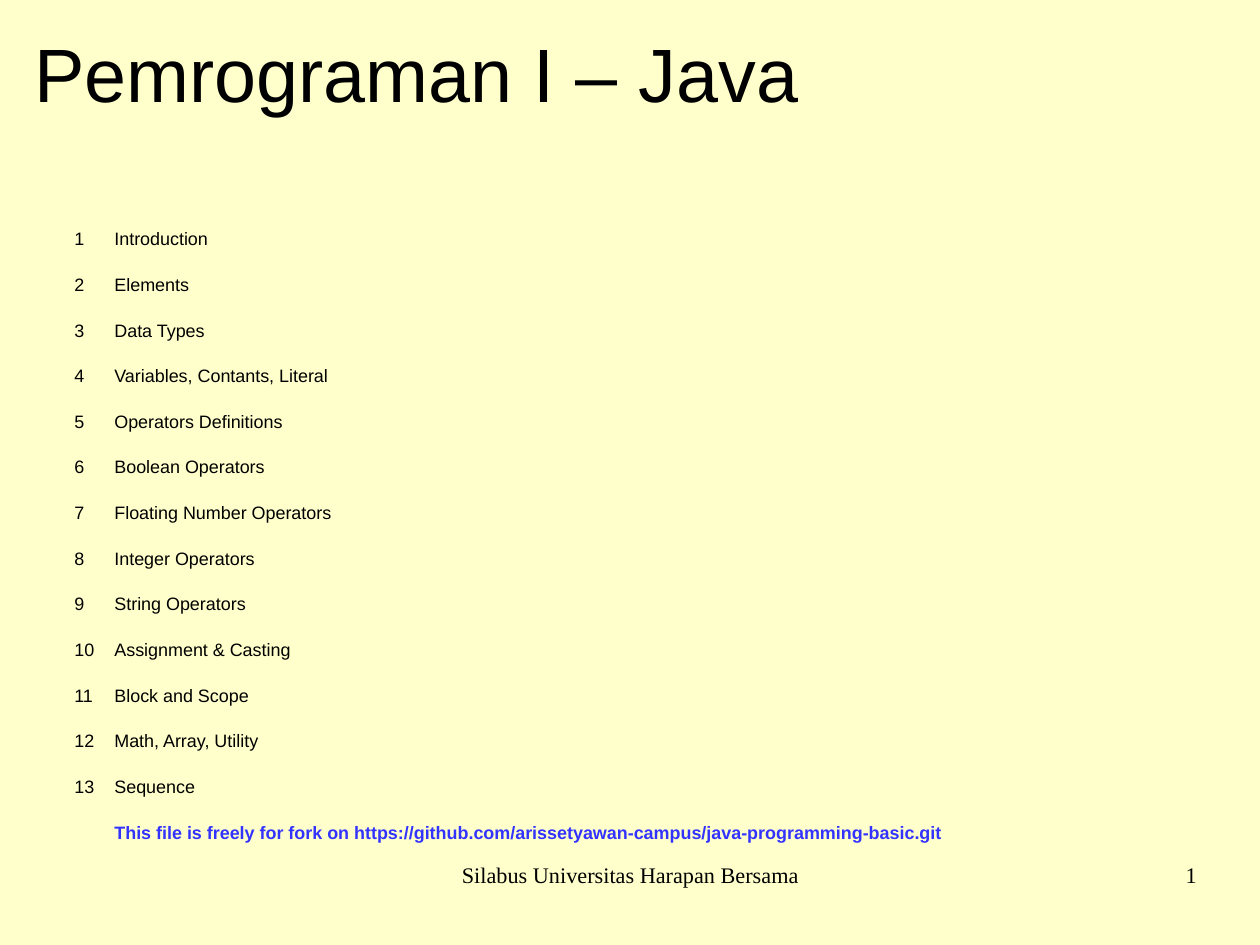
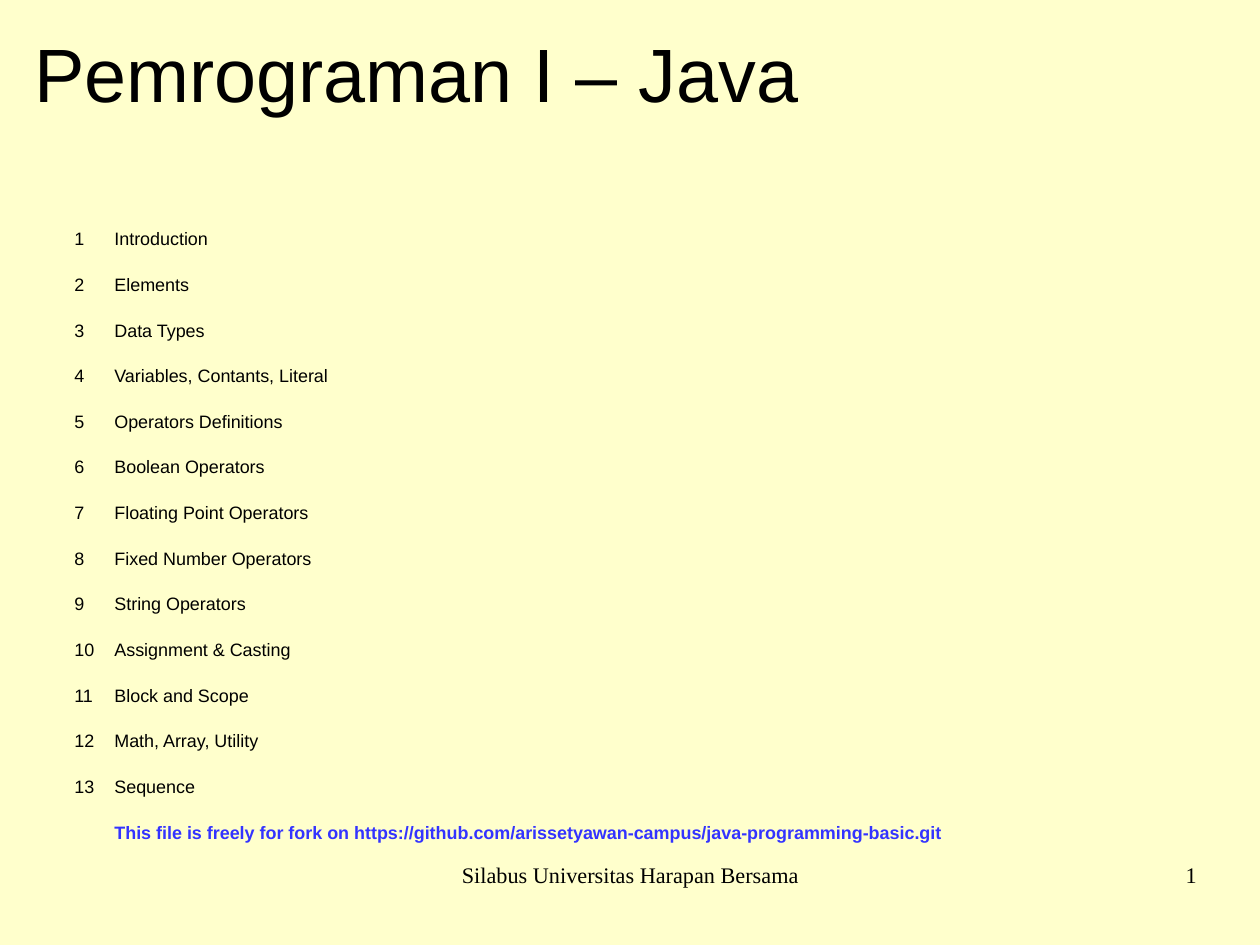
Before and after one commit to arissetyawan-campus-1qaz2wsx3edc/java-programming-basic, a slide deck: slide 1 of java-master-slide.odp. Drawn at 1260x945 pixels with LibreOffice and Linux fonts; fonts in the diff are those of the drawing; background and template pictures are left out. Boxes give left, top, right and bottom in pixels: in the first picture for what was removed or moved away, otherwise in the second. Text is boxed around its words. In the diff, an @@ line names an element or a change of style, - is before the commit and + after.

```diff
--- a/java-master-slide.odp
+++ b/java-master-slide.odp
@@ text at box(114, 506, 312, 569): text changed @@
-7 Floating Number Operators
-8 Integer Operators
+7 Floating Point Operators
+8 Fixed Number Operators
```
Also in this commit, not shown: 1 other slide changed, 10 slides added, 2 other files.
